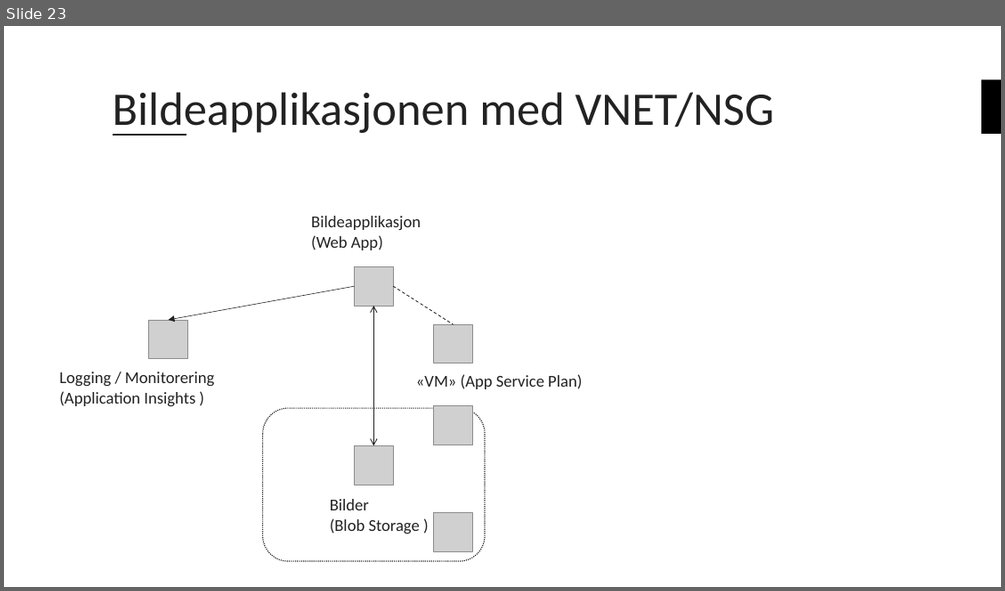
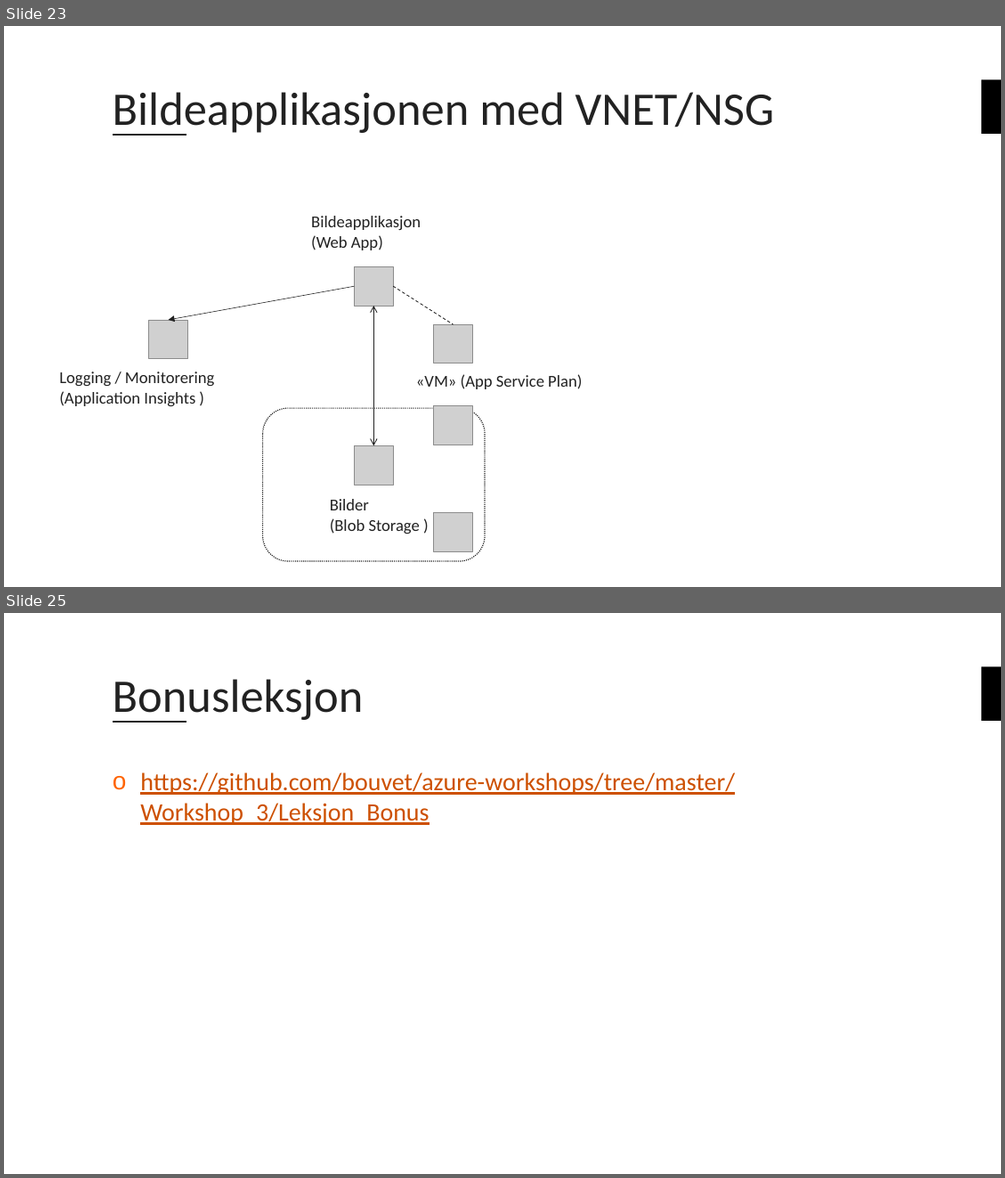
Before and after one commit to bouvet/azure-workshops, a slide deck: Workshop_3/Presentasjon/Azureskolen-Workshop#3.pptx. Shown one above the other, each under a label of ours: slide 23 before the commit, slides 23 and 25 after it; the slides between them are not shown. The pictures are 1005x591 and 1005x1178 pixels, drawn with LibreOffice and Linux fonts; fonts in the diff are those of the drawing; grey boxes stand for pictures; background and template pictures are left out. Boxes give left, top, right and bottom in pixels: in the first picture for what was removed or moved away, otherwise in the second. Text is boxed around its words. In the diff, an @@ line names an element or a change of style, - is before the commit and + after.

```diff
--- a/Workshop_3/Presentasjon/Azureskolen-Workshop#3.pptx
+++ b/Workshop_3/Presentasjon/Azureskolen-Workshop#3.pptx
@@ slide 25 added at (4,613,1001,1174), background #FFFFFF; not listed: 2 template elements that a slide beside it also shows @@
@@ title added at (113,679,364,722), 45 pt, text #222222 @@
+Bonusleksjon
@@ text added at (4,751,481,860), 45 pt, text #222222 @@
+Bonusleksjon
@@ text added at (140,772,735,825), 24 pt, text #CD5000, underline @@
+o https://github.com/bouvet/azure-workshops/tree/master/Workshop_3/Leksjon_Bonus
```
Also in this commit, not shown: 5 slides changed, 1 other slide added, 1 slide removed.
